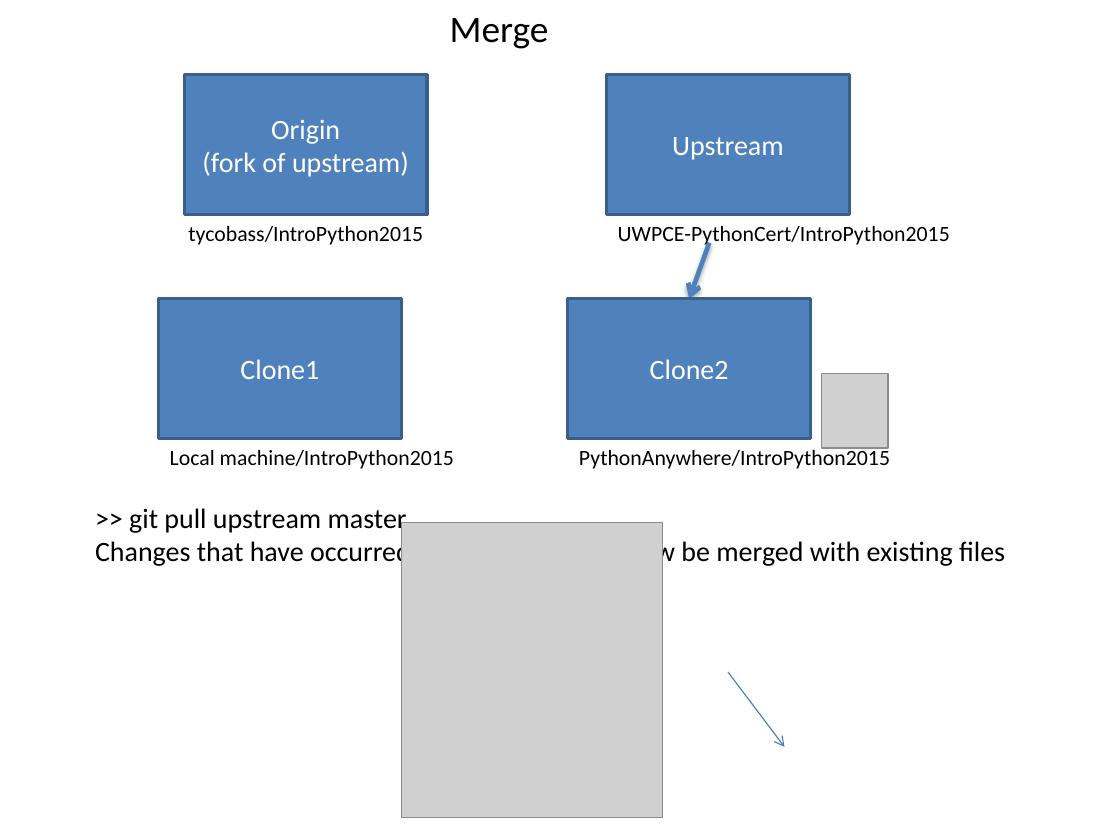
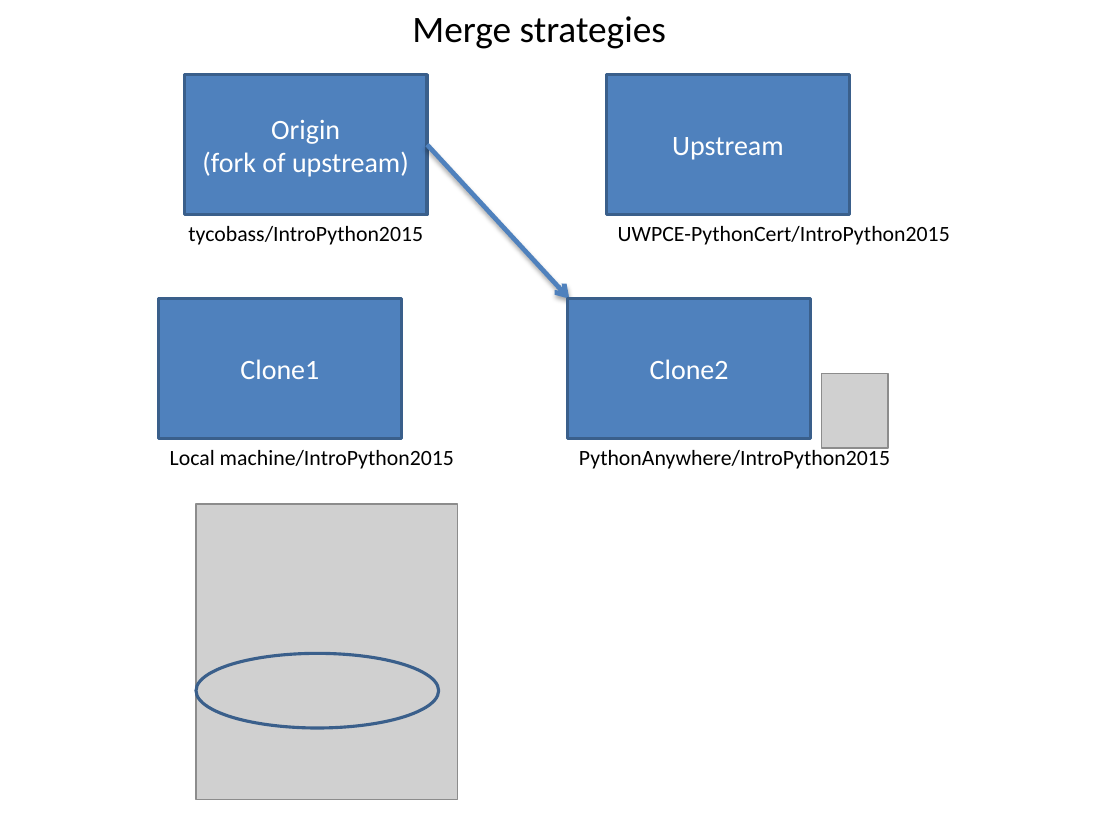
Before and after one commit to UWPCE-PythonCert/IntroToPython-2014, a slide deck: slide 12 of students/eric_v/debris/Using_git.pptx. Drawn at 1120x840 pixels with LibreOffice and Linux fonts; fonts in the diff are those of the drawing; grey boxes stand for pictures. Boxes give left, top, right and bottom in pixels: in the first picture for what was removed or moved away, otherwise in the second. Text is boxed around its words. In the diff, an @@ line names an element or a change of style, - is before the commit and + after.

```diff
--- a/students/eric_v/debris/Using_git.pptx
+++ b/students/eric_v/debris/Using_git.pptx
@@ text at (412,16,666,49): text changed @@
-Merge
+Merge strategies
@@ arrow moved from (709, 243) - (689, 299) to (427, 144) - (569, 299) @@
@@ text removed at (95,508,1005,568) @@
->> git pull upstream master
-Changes that have occurred in Upstream must now be merged with existing files
@@ picture: place and size @@
-picture at (401,523,662,819)
+picture at (196,504,457,800)
@@ ellipse added at (196,653,439,728), outline #3A5F8C 2 pt @@
@@ arrow removed from (728, 672) to (784, 747) @@
```
Also in this commit, not shown: 2 other slides changed, 1 slide removed.
